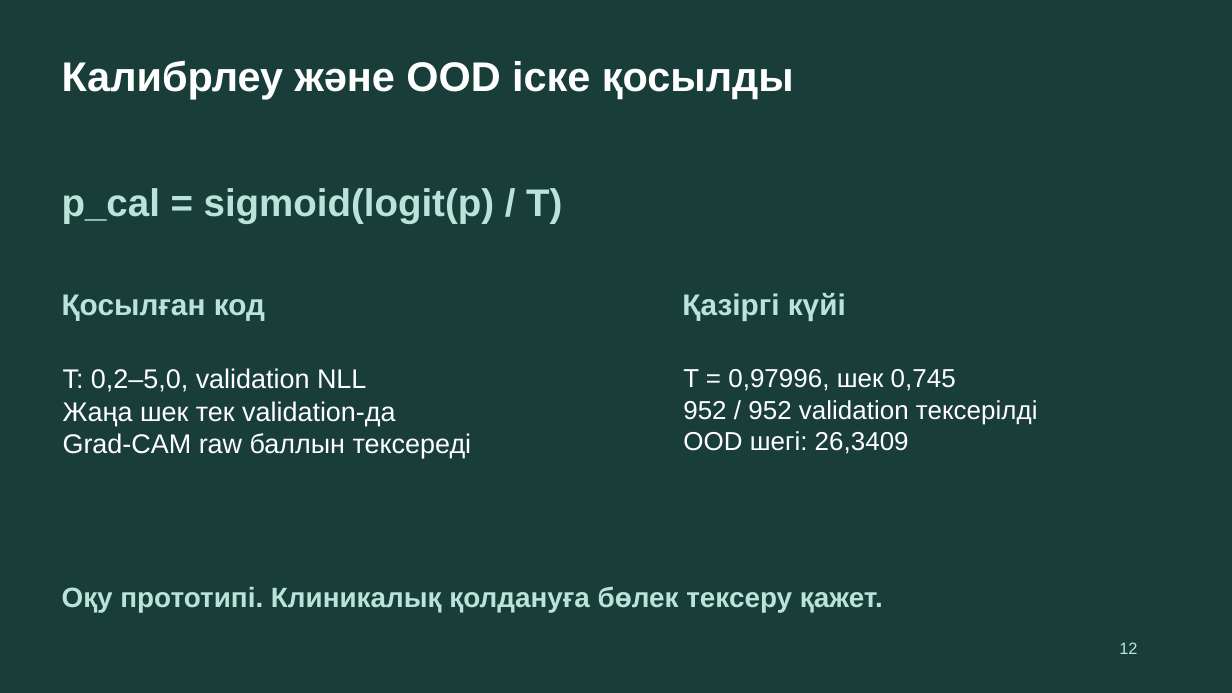
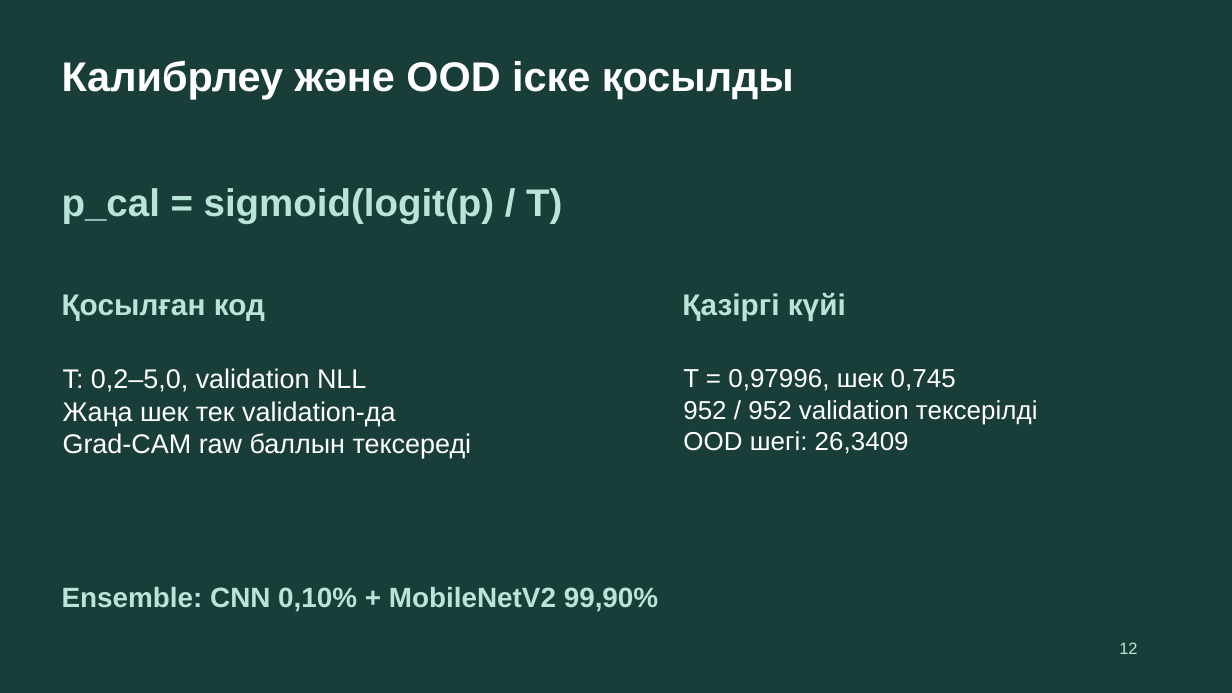
Before and after one commit to 5kairosh/Tynys, a slide deck: slide 12 of presentation/tynys_project_10slides_kz.pptx. Drawn at 1232x693 pixels with LibreOffice and Linux fonts; fonts in the diff are those of the drawing. Boxes give left, top, right and bottom in pixels: in the first picture for what was removed or moved away, otherwise in the second. Text is boxed around its words. In the diff, an @@ line names an element or a change of style, - is before the commit and + after.

Commit message:
feat(ensemble): fit validation weights and compare three predictions with measured reports

```diff
--- a/presentation/tynys_project_10slides_kz.pptx
+++ b/presentation/tynys_project_10slides_kz.pptx
@@ text at (x1=62, y1=587, x2=658, y2=612): text changed @@
-Оқу прототипі. Клиникалық қолдануға бөлек тексеру қажет.
+Ensemble: CNN 0,10% + MobileNetV2 99,90%
```
Also in this commit, not shown: 4 other slides changed, 29 other files.
